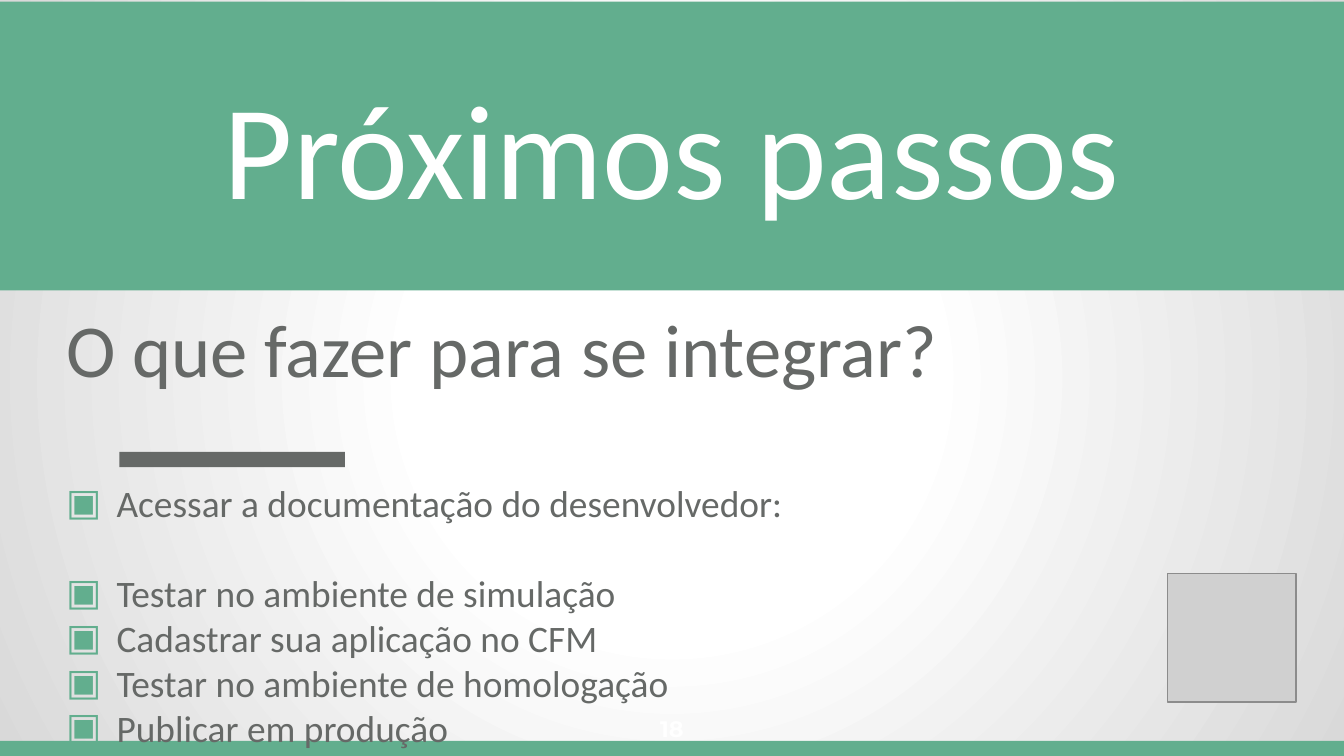
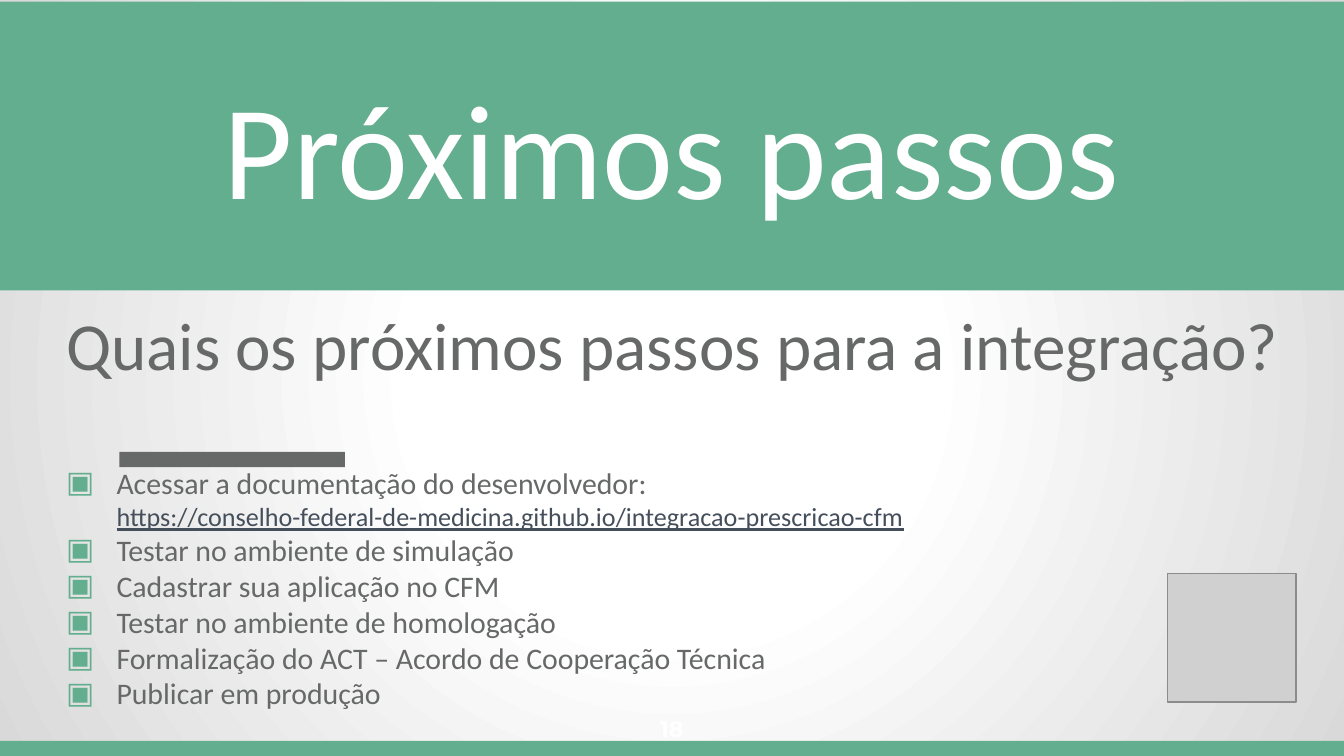
Before and after one commit to Conselho-Federal-de-Medicina/integracao-prescricao-cfm, a slide deck: slide 18 of public/apresentacao/Integracao_com_a_Prescricao_Eletronica_do_CFM.pptx. Drawn at 1344x756 pixels with LibreOffice and Linux fonts; fonts in the diff are those of the drawing; grey boxes stand for pictures. Boxes give left, top, right and bottom in pixels: in the first picture for what was removed or moved away, otherwise in the second. Text is boxed around its words. In the diff, an @@ line names an element or a change of style, - is before the commit and + after.

```diff
--- a/public/apresentacao/Integracao_com_a_Prescricao_Eletronica_do_CFM.pptx
+++ b/public/apresentacao/Integracao_com_a_Prescricao_Eletronica_do_CFM.pptx
@@ subtitle at bbox=[66, 324, 1278, 382]: text changed; size 40 to 36 pt @@
-O que fazer para se integrar?
+Quais os próximos passos para a integração?
@@ text "Acessar a documentação do desenvolvedor: ...": place and size @@
-text "Acessar a documentação do desenvolvedor: ..." at bbox=[117, 491, 782, 751]
+text "Acessar a documentação do desenvolvedor: ..." at bbox=[117, 473, 903, 709]
@@ text at bbox=[117, 473, 903, 531]: text changed; size 20 to 14 pt; text colour #666967 to #454F5B @@
-▣ Acessar a documentação do desenvolvedor:
+▣ Acessar a documentação do desenvolvedor:
+  https://conselho-federal-de-medicina.github.io/integracao-prescricao-cfm
@@ text at bbox=[117, 540, 555, 709]: size 20 to 16 pt in "Testar no ambiente de simulação", "Cadastrar sua aplicação no CFM", "Testar no ambiente de homologação", "Publicar em produção" @@
@@ text at bbox=[117, 648, 765, 674]: paragraph added @@
+▣ Formalização do ACT – Acordo de Cooperação Técnica
```
Also in this commit, not shown: 3 other slides changed, 1 slide added.
